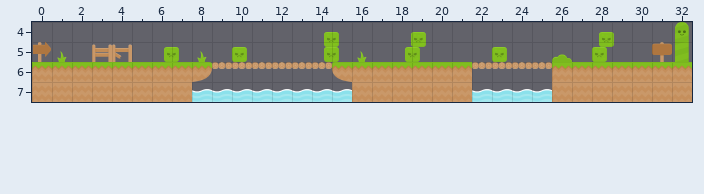
One commit to this Tiled map: assets/level1.tmx. This is how it looked before the edit.
Cells are 70x70 px. Shown: x 0..32, y 4..7.
The same view after the edit:
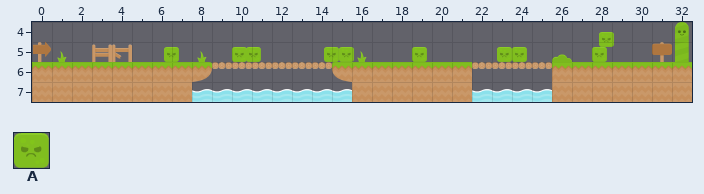
Key: from "enemies": A 0 "blockerMad".
Objects are placed by their top-left corner, in cells (3,4 is the top-left corner of cell 3,4); size is 1x1 cell unless given.
From old to new:
Layer "ObjectLayer":
changed: A "box" at 23,5.3 size 0.7x0.7 -> A "box" at 24,5.3 size 0.7x0.7
changed: A "box" at 18.7,5.3 size 0.7x0.7 -> A "box" at 19,5.3 size 0.7x0.7
changed: A "box" at 14.6,4.5 size 0.7x0.7 -> A "box" at 15.4,5.3 size 0.7x0.7
added: A "box" at 10.7,5.3 size 0.7x0.7
added: A "box" at 23.3,5.3 size 0.7x0.7
removed: A "box" at 19,4.5 size 0.7x0.7
